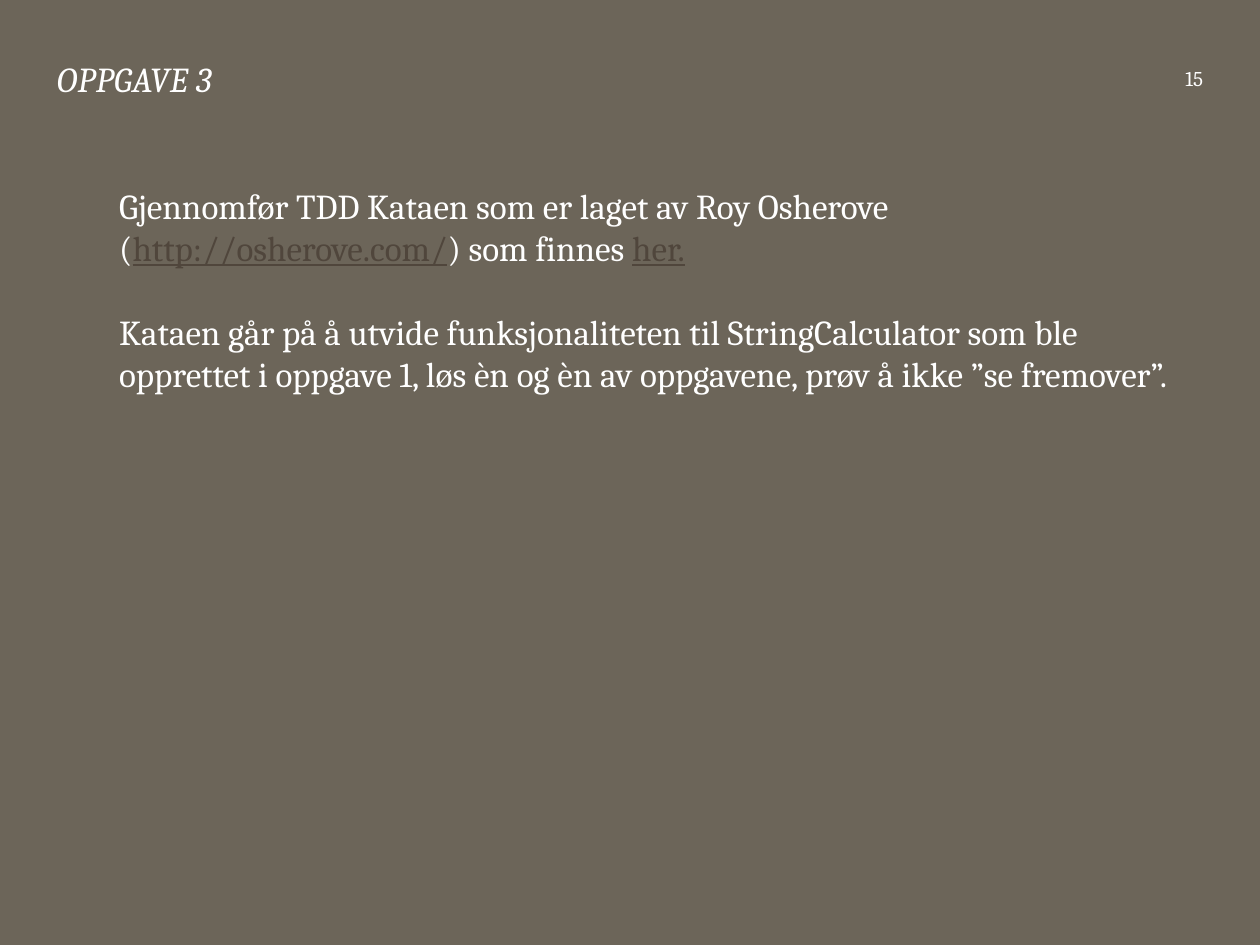
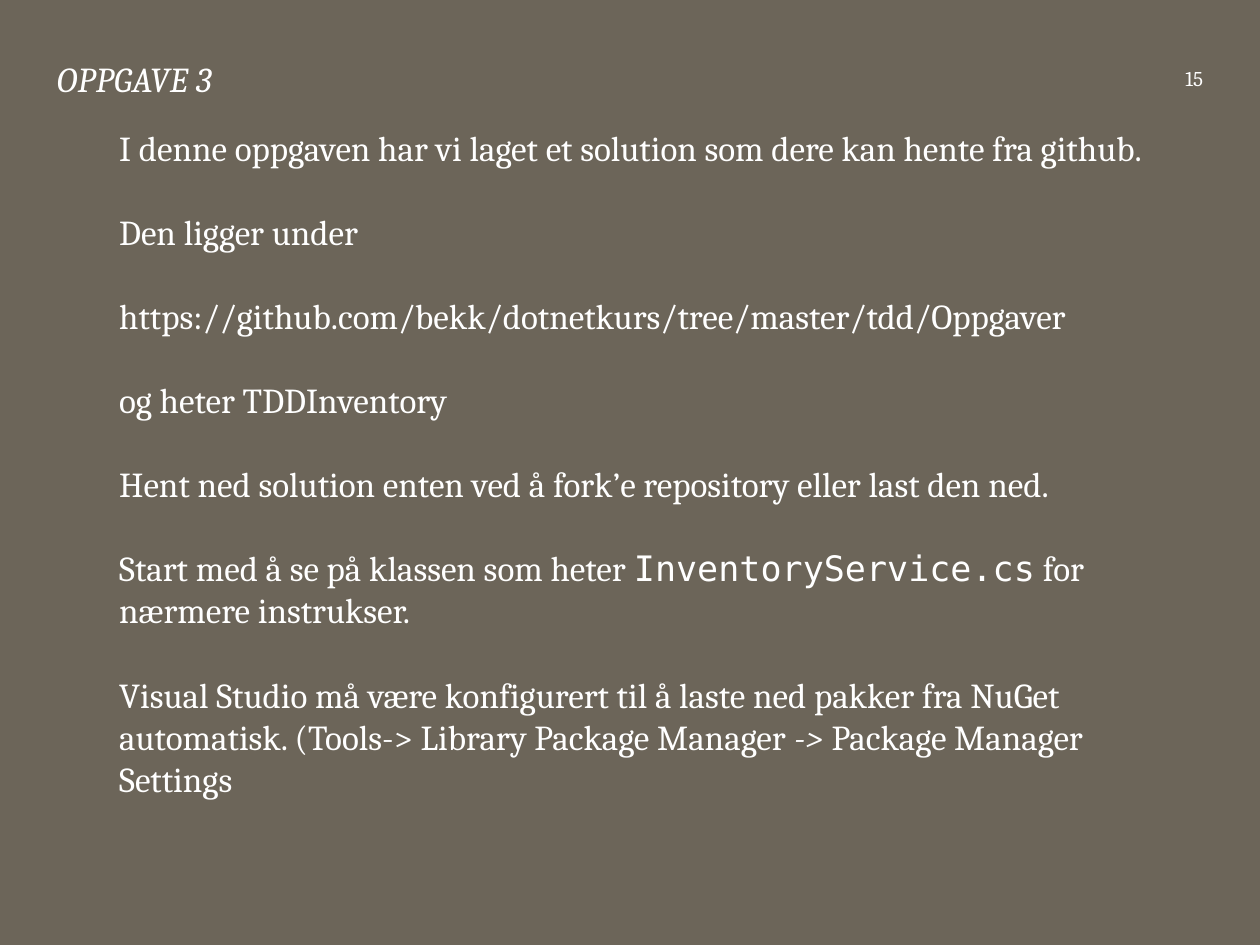
Before and after one commit to bekk/dotnetkurs, a slide deck: slide 15 of tdd/TDD.pptx. Drawn at 1260x945 pixels with LibreOffice and Linux fonts; fonts in the diff are those of the drawing. Boxes give left, top, right and bottom in pixels: in the first picture for what was removed or moved away, otherwise in the second. Text is boxed around its words. In the diff, an @@ line names an element or a change of style, - is before the commit and + after.

Commit message:
Modified slides and added TDDInventory

```diff
--- a/tdd/TDD.pptx
+++ b/tdd/TDD.pptx
@@ text at <box>119,136,1142,800</box>: text changed @@
-Gjennomfør TDD Kataen som er laget av Roy Osherove (http://osherove.com/) som finnes her.
-Kataen går på å utvide funksjonaliteten til StringCalculator som ble opprettet i oppgave 1, løs èn og èn av oppgavene, prøv å ikke ”se fremover”.
+I denne oppgaven har vi laget et solution som dere kan hente fra github.
+Den ligger under
+https://github.com/bekk/dotnetkurs/tree/master/tdd/Oppgaver
+og heter TDDInventory
+Hent ned solution enten ved å fork’e repository eller last den ned.
+Start med å se på klassen som heter InventoryService.cs for nærmere instrukser.
+Visual Studio må være konfigurert til å laste ned pakker fra NuGet automatisk. (Tools-> Library Package Manager -> Package Manager Settings
```
Also in this commit, not shown: 11 other slides changed, 31 other files.
